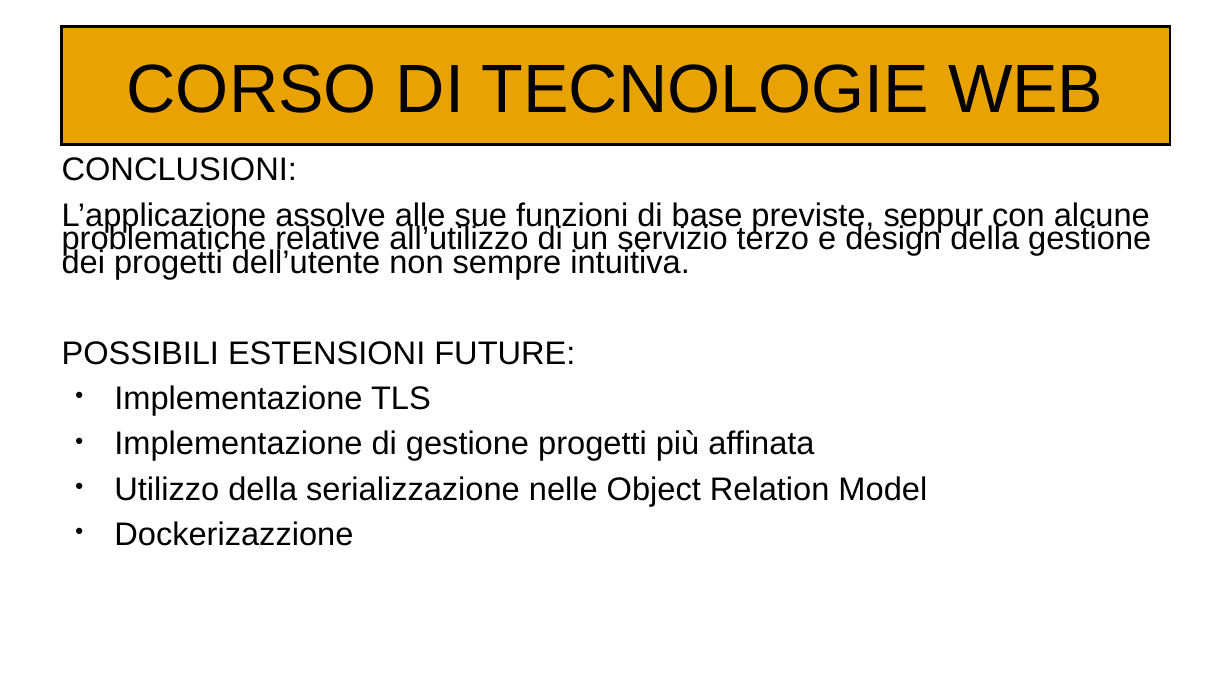
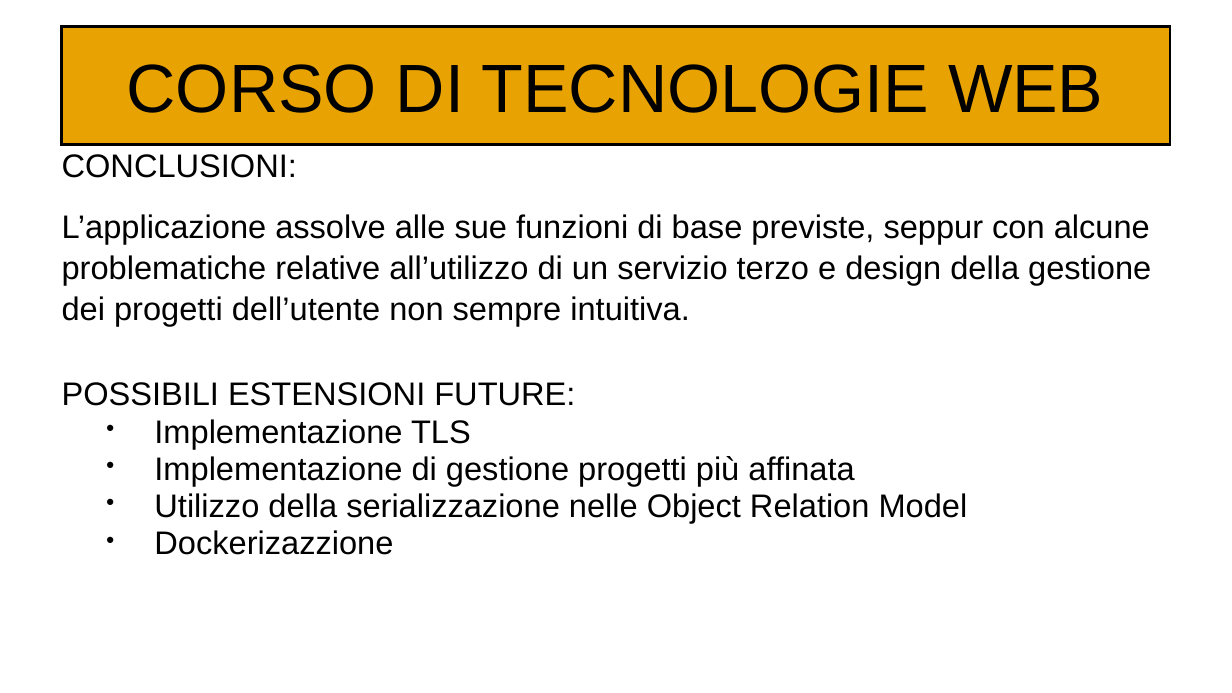
Before and after one commit to Kilne/Progetto_TecWeb, a slide deck: slide 13 of Relazioni/Maiuri.odp. Drawn at 1232x693 pixels with LibreOffice and Linux fonts; fonts in the diff are those of the drawing. Boxes give left, top, right and bottom in pixels: in the first picture for what was removed or moved away, otherwise in the second. Text is boxed around its words. In the diff, an @@ line names an element or a change of style, - is before the commit and + after.

```diff
--- a/Relazioni/Maiuri.odp
+++ b/Relazioni/Maiuri.odp
@@ text "CONCLUSIONI:" at <box>62,154,1151,555</box>: line spacing 0.6 to 0.5; line spacing 0.6 to 1.05; list level 1 to 2 in "Implementazione TLS"; list level 1 to 2 in "Implementazione di gestione progetti più ..."; list level 1 to 2 in "Utilizzo della serializzazione nelle Object ..."; list level 1 to 2 in "Dockerizazzione" @@
```
Also in this commit, not shown: 4 other slides changed.
